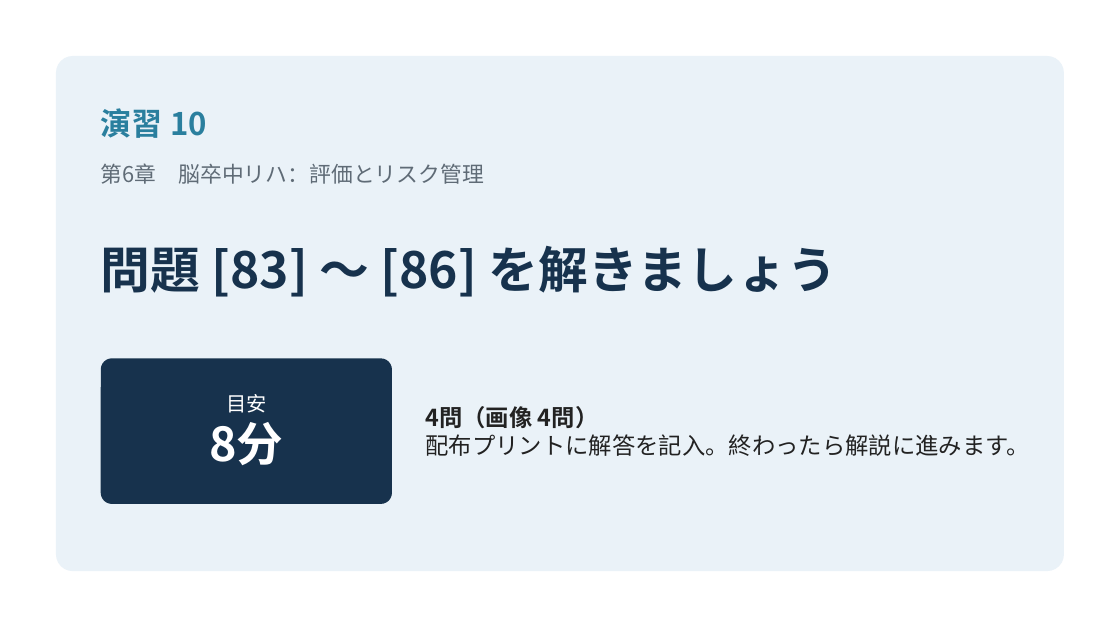
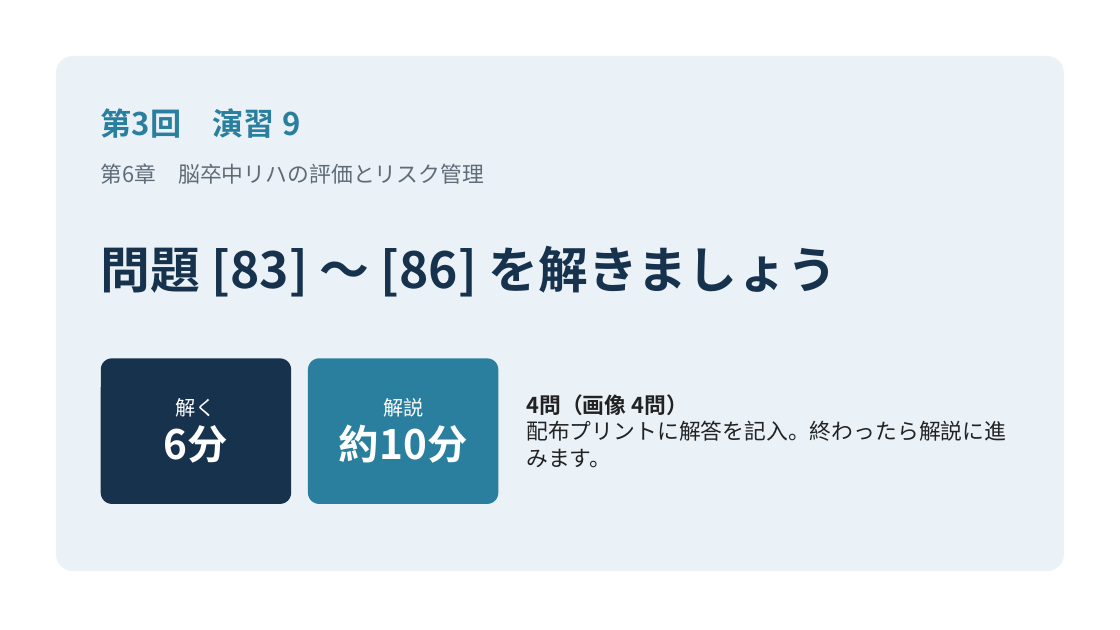
Before and after one commit to snowlife0211-pixel/bookish-fishstick, a slide deck: slide 199 of materials/神経系 総合演習_解説（統合版）.pptx (slide 197 before the commit). Drawn at 1120x630 pixels with LibreOffice and Linux fonts; fonts in the diff are those of the drawing. Boxes give left, top, right and bottom in pixels: in the first picture for what was removed or moved away, otherwise in the second. Text is boxed around its words. In the diff, an @@ line names an element or a change of style, - is before the commit and + after.

```diff
--- a/materials/神経系 総合演習_解説（統合版）.pptx
+++ b/materials/神経系 総合演習_解説（統合版）.pptx
@@ text at [101, 108, 300, 138]: text changed @@
-演習 10
+第3回 演習 9
@@ text at [101, 163, 484, 184]: text changed @@
-第6章 脳卒中リハ：評価とリスク管理
+第6章 脳卒中リハの評価とリスク管理
@@ rounded rectangle: place and size @@
-rounded rectangle at [101, 358, 392, 504]
+rounded rectangle at [101, 358, 291, 504]
@@ rounded rectangle added at [308, 358, 498, 504], fill #2A7F9E @@
@@ text "4問（画像 4問）": place and size @@
-text "4問（画像 4問）" at [426, 406, 1030, 456]
+text "4問（画像 4問）" at [526, 394, 1006, 468]
@@ text "4問（画像 4問）" at [526, 394, 1006, 468]: size 15 to 14 pt @@
@@ text at [164, 398, 228, 463]: text changed @@
-目安
-8分
+解く
+6分
@@ text added at [339, 398, 468, 463], 26 pt, text #FFFFFF, bold @@
+解説
+約10分
```
Also in this commit, not shown: 10 other slides changed, 3 slides added, 1 slide removed, 6 other files.
